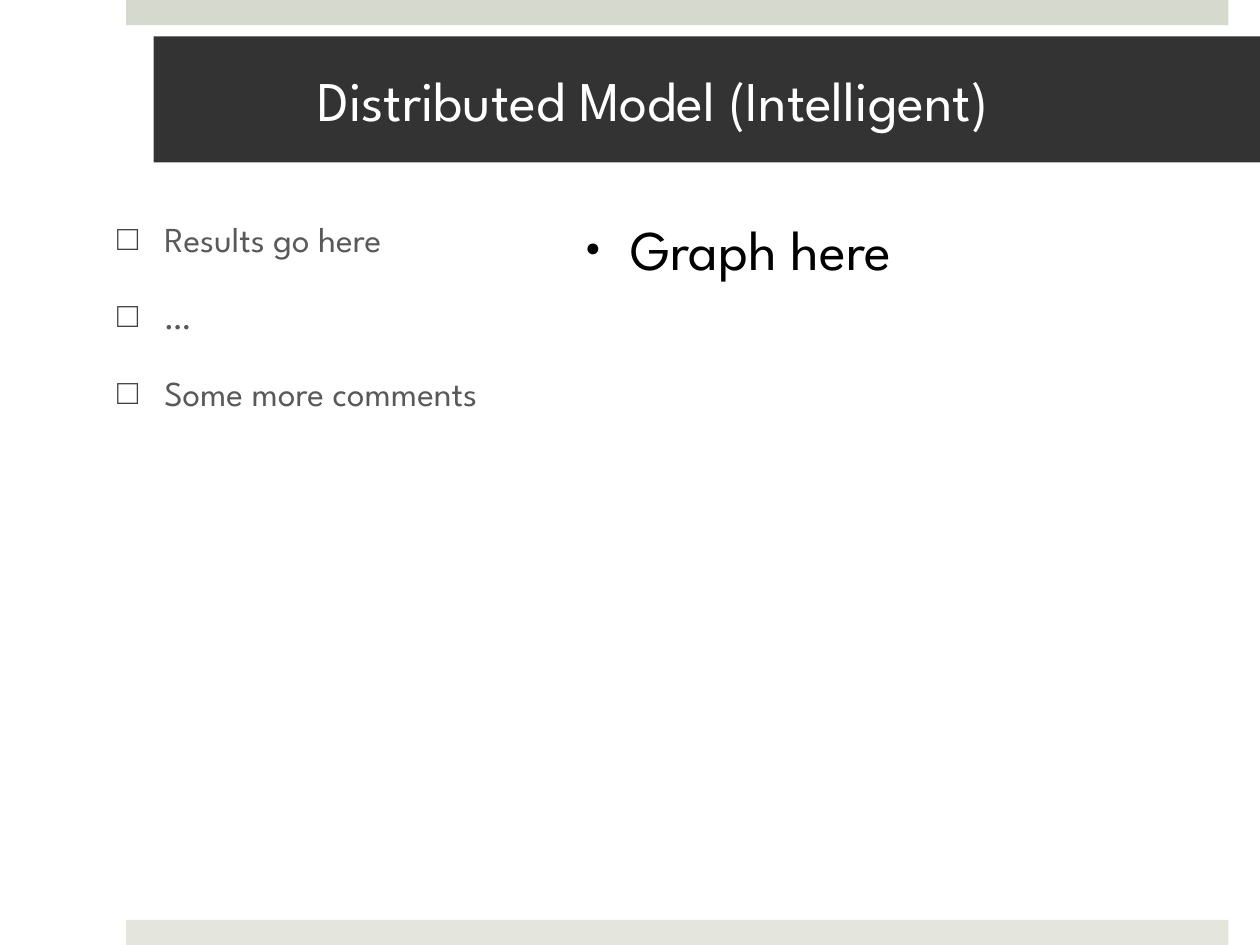
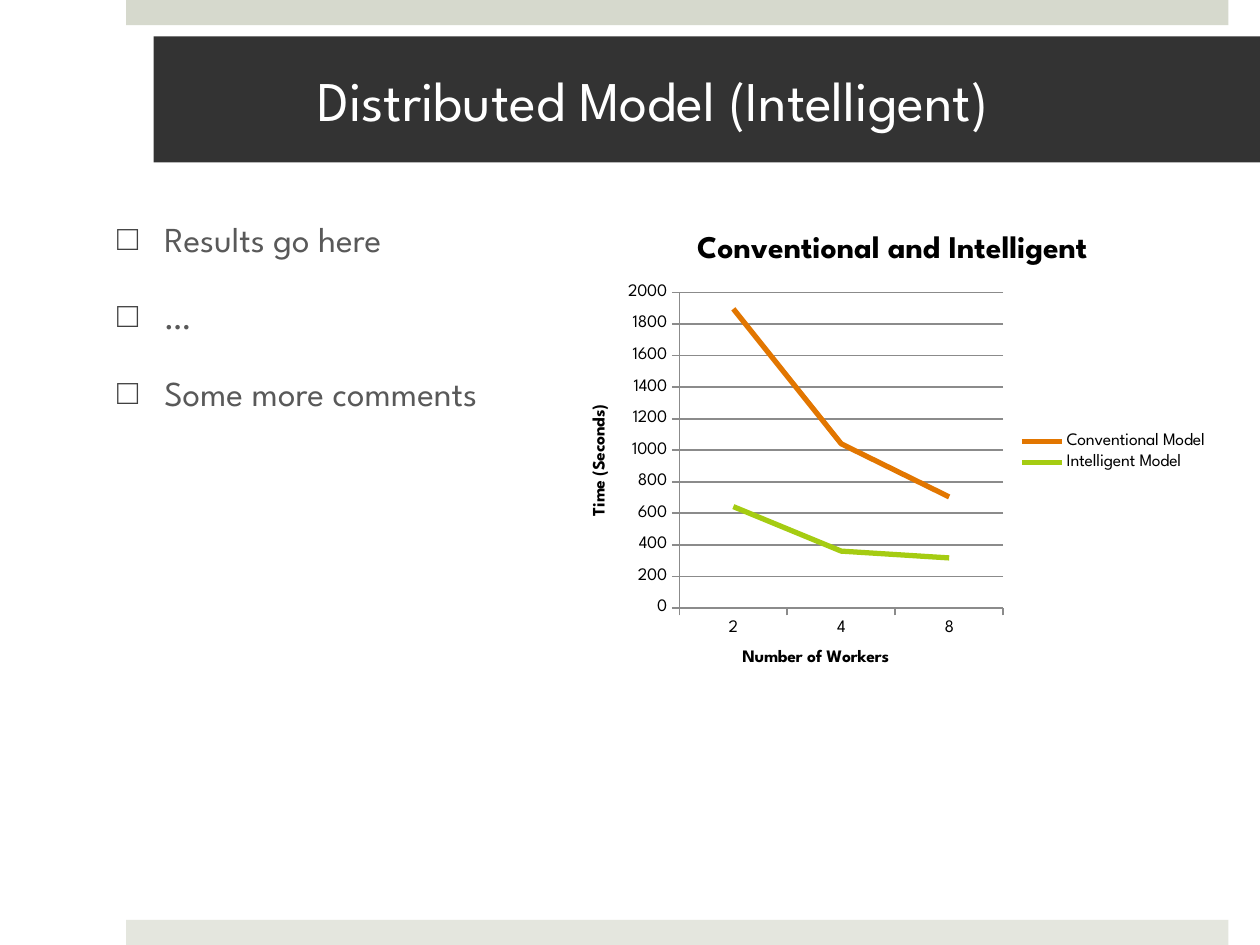
Before and after one commit to saga-project/saga-cpp-legacy-projects, a slide deck: slide 9 of papers/data_intensive/eScience09/RoyalSocietyPresentation.pptx. Drawn at 1260x945 pixels with LibreOffice and Linux fonts; fonts in the diff are those of the drawing; background and template pictures are left out. Boxes give left, top, right and bottom in pixels: in the first picture for what was removed or moved away, otherwise in the second. Text is boxed around its words. In the diff, an @@ line names an element or a change of style, - is before the commit and + after.

Commit message:
Updates for intelligent data strategies

```diff
--- a/papers/data_intensive/eScience09/RoyalSocietyPresentation.pptx
+++ b/papers/data_intensive/eScience09/RoyalSocietyPresentation.pptx
@@ line stacked chart added at bbox=[564, 210, 1221, 693] @@
+title "Conventional and Intelligent"
+categories: 2, 4, 8
+Intelligent Model: 640, 360, 320
+Conventional Model: 1250, 680, 390
@@ text removed at bbox=[630, 231, 892, 282] @@
-● Graph here
```
